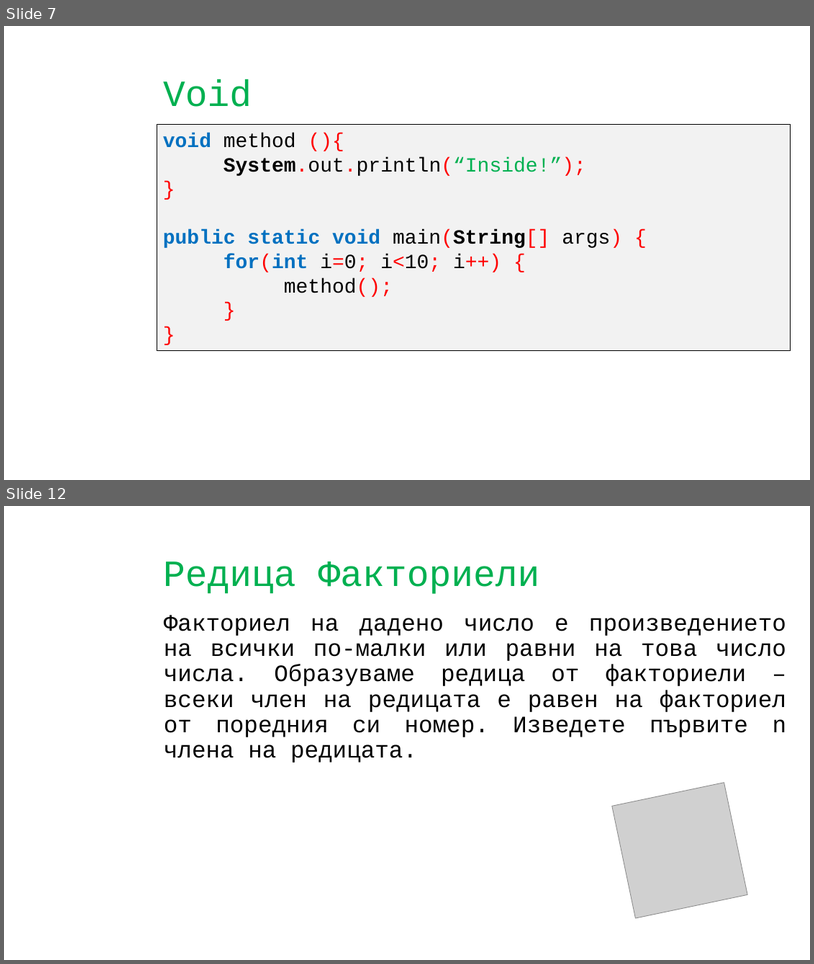
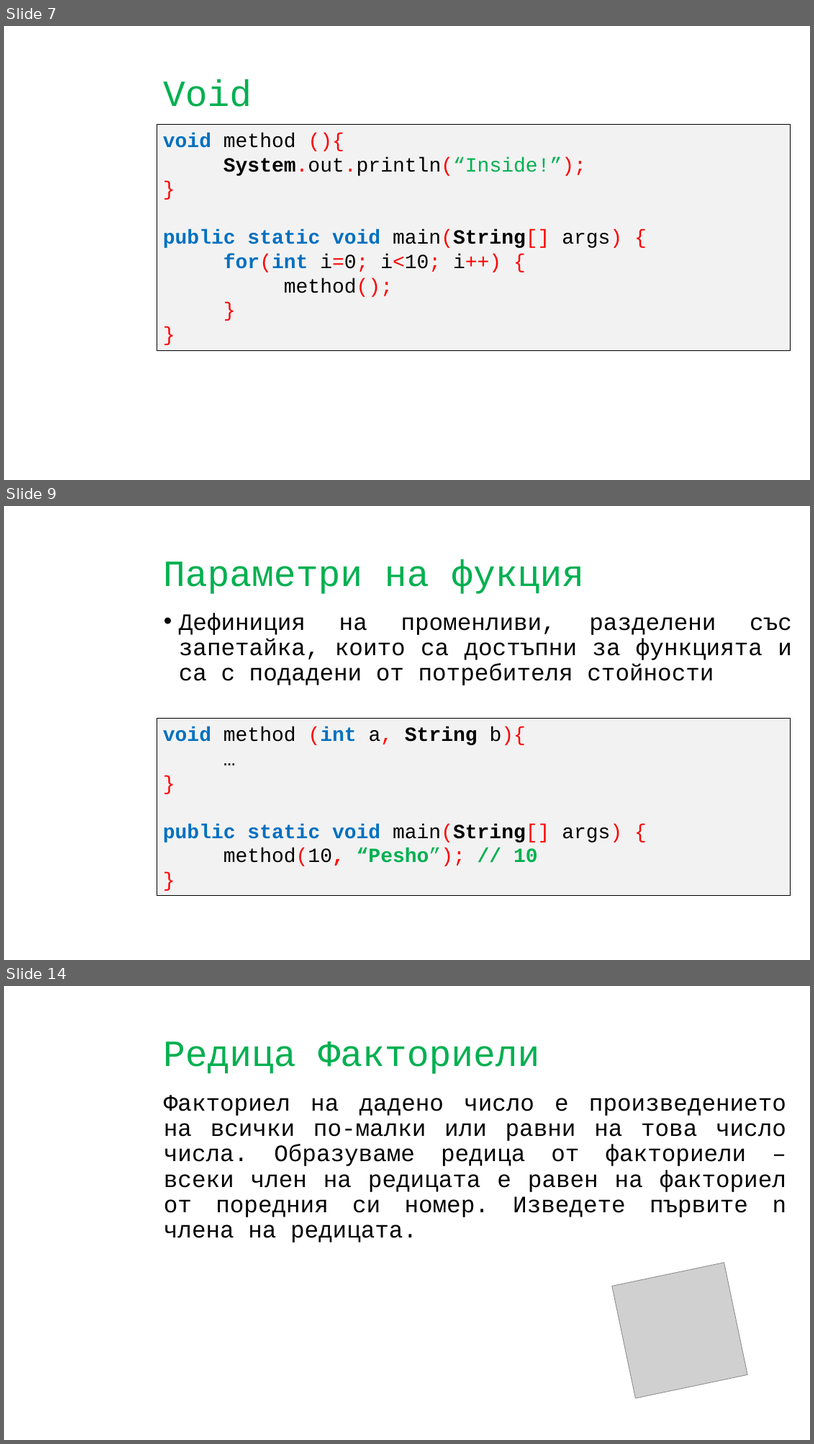
Before and after one commit to CoderDojoBulgaria/CoderDojo-2020-Autumn, a slide deck: Algo_Coding_Java/Presentations/Functions.pptx. Shown one above the other, each under a label of ours: slides 7 and 12 before the commit, slides 7, 9 and 14 after it; the slides between them are not shown. The pictures are 814x964 and 814x1444 pixels, drawn with LibreOffice and Linux fonts; fonts in the diff are those of the drawing; grey boxes stand for pictures; background and template pictures are left out. Boxes give left, top, right and bottom in pixels: in the first picture for what was removed or moved away, otherwise in the second. Text is boxed around its words. In the diff, an @@ line names an element or a change of style, - is before the commit and + after.

```diff
--- a/Algo_Coding_Java/Presentations/Functions.pptx
+++ b/Algo_Coding_Java/Presentations/Functions.pptx
@@ slide 9 added at <box>4,506,810,960</box>, background picture (left out) @@
@@ title added at <box>163,559,584,594</box>, 44 pt, text #00B050 @@
+Параметри на фукция
@@ text added at <box>179,613,792,685</box>, 28 pt, text #000000 @@
+• Дефиниция на променливи, разделени със запетайка, които са достъпни за функцията и са с подадени от потребителя стойности
@@ rectangle added at <box>157,718,791,896</box>, fill #F2F2F2, outline #000000 0.75 pt, 24 pt, text #000000, bold @@
+void method (int a, String b){
+…
+}
+public static void main(String[] args) {
+method(10, “Pesho”); // 10
+}
@@ what was slide 12 is now slide 14 @@
```
Also in this commit, not shown: 1 slide changed, 3 other slides added, 1 other file.
